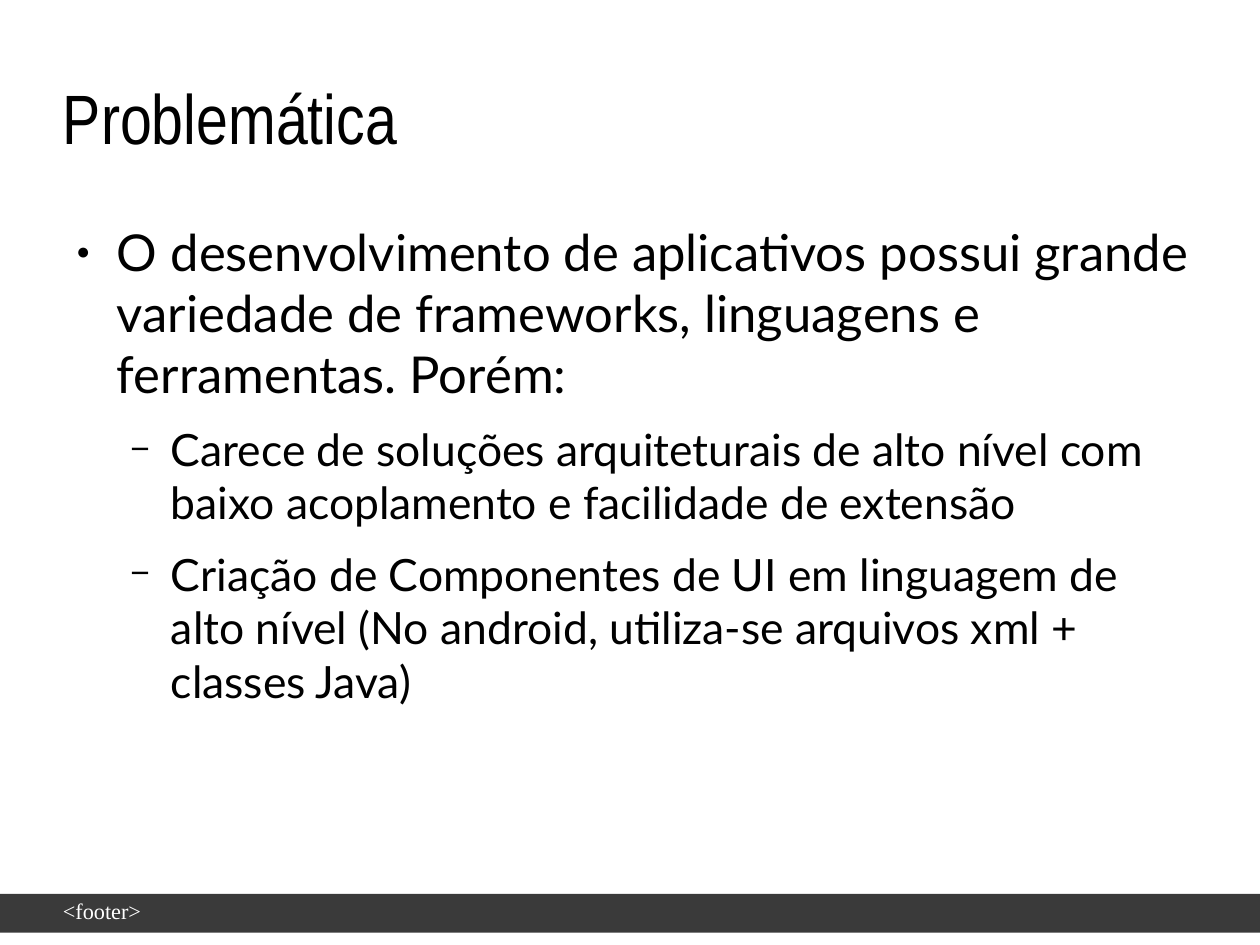
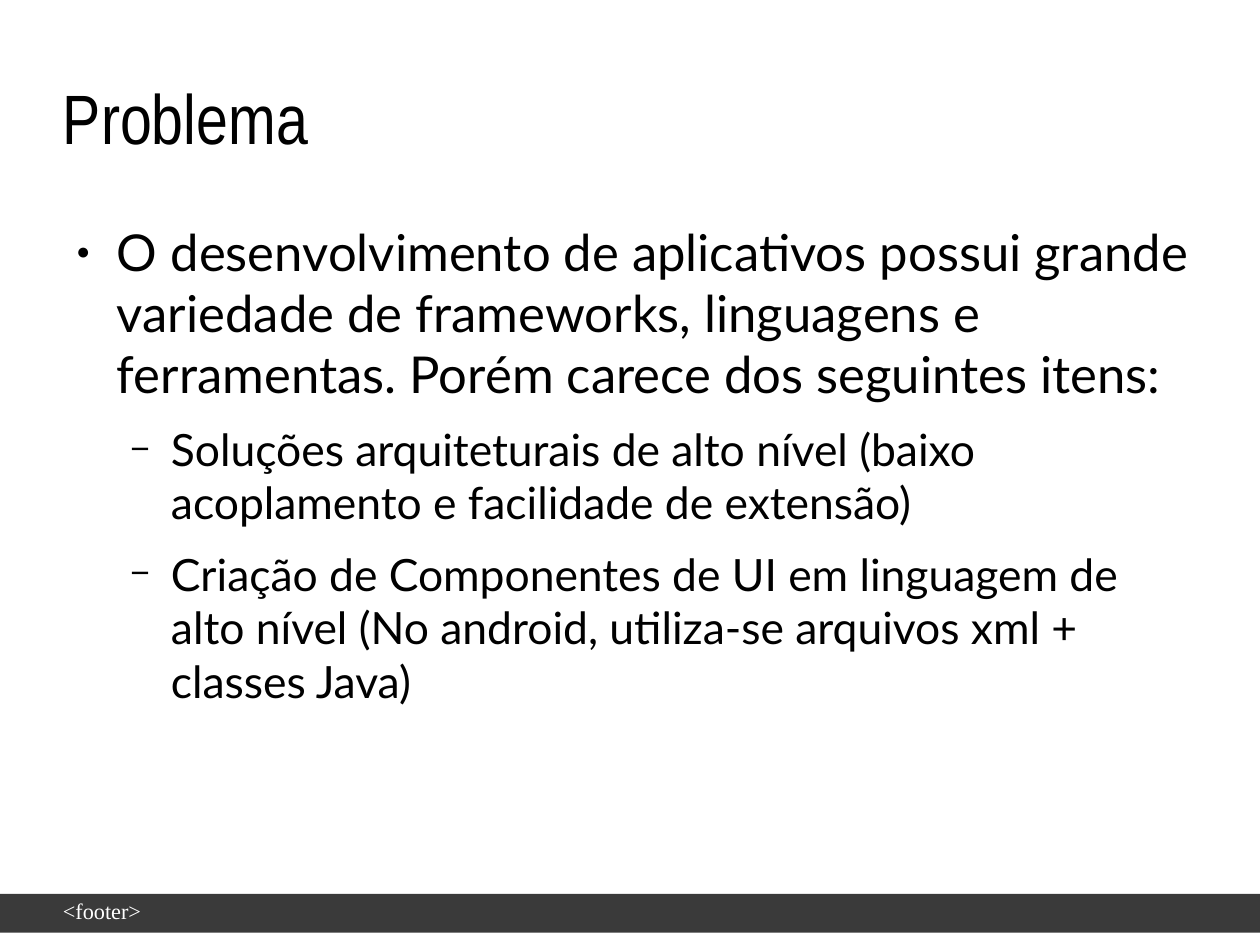
Before and after one commit to enoquesantos/tcc-latex, a slide deck: slide 3 of slide-defesa/Apresentação-EnoqueJoseneas.odp. Drawn at 1260x945 pixels with LibreOffice and Linux fonts; fonts in the diff are those of the drawing; background and template pictures are left out. Boxes give left, top, right and bottom in pixels: in the first picture for what was removed or moved away, otherwise in the second. Text is boxed around its words. In the diff, an @@ line names an element or a change of style, - is before the commit and + after.

```diff
--- a/slide-defesa/Apresentação-EnoqueJoseneas.odp
+++ b/slide-defesa/Apresentação-EnoqueJoseneas.odp
@@ title at box(63, 93, 308, 145): text changed @@
-Problemática
+Problema
@@ text at box(117, 233, 1188, 527): text changed @@
-● O desenvolvimento de aplicativos possui grande variedade de frameworks, linguagens e ferramentas. Porém:
-  − Carece de soluções arquiteturais de alto nível com baixo acoplamento e facilidade de extensão
+● O desenvolvimento de aplicativos possui grande variedade de frameworks, linguagens e ferramentas. Porém carece dos seguintes itens:
+  − Soluções arquiteturais de alto nível (baixo acoplamento e facilidade de extensão)
```
Also in this commit, not shown: 7 other slides changed, 2 slides removed.
